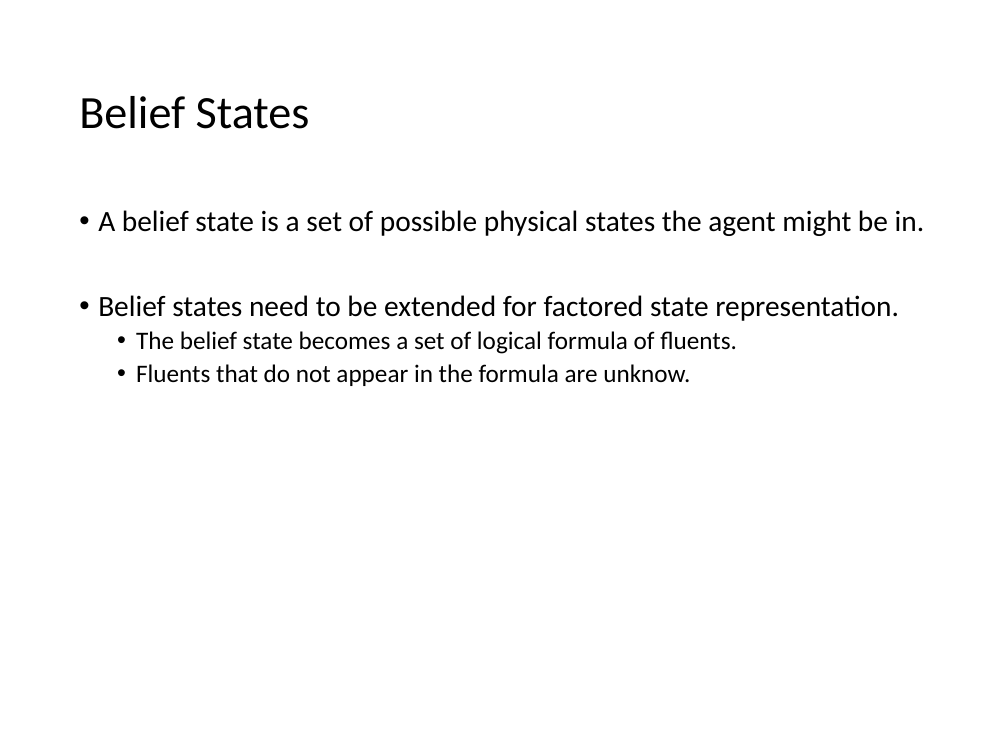
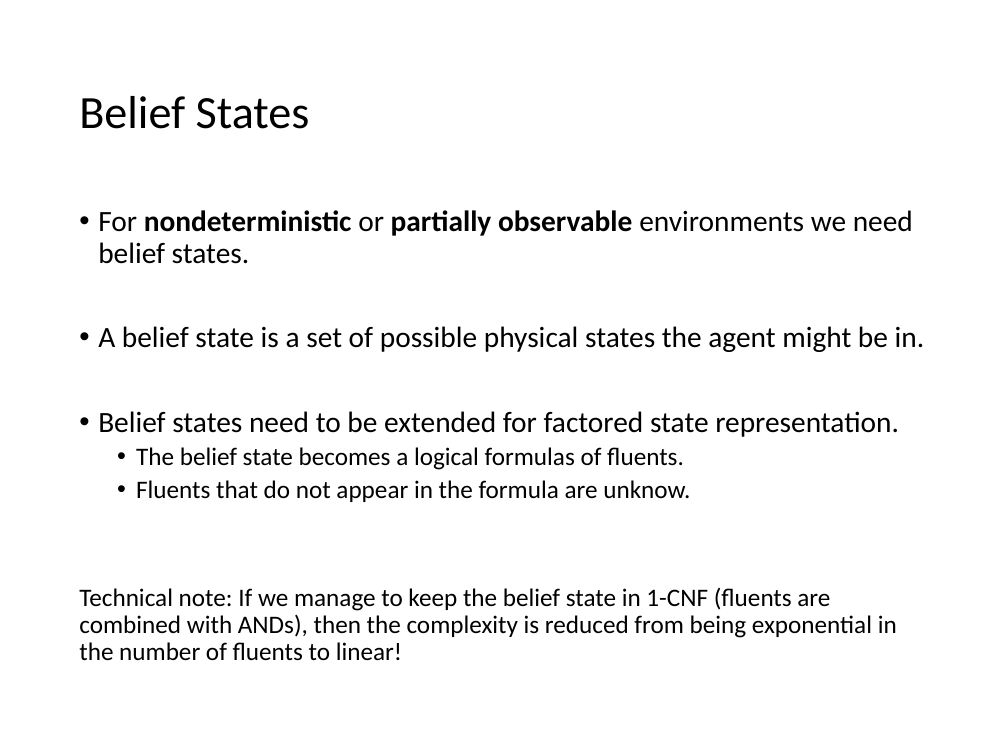
Before and after one commit to mhahsler/CS7320-AI, a slide deck: slide 15 of slides/11_Automated_Planning.pptx. Drawn at 1008x756 pixels with LibreOffice and Linux fonts; fonts in the diff are those of the drawing. Boxes give left, top, right and bottom in pixels: in the first picture for what was removed or moved away, otherwise in the second. Text is boxed around its words. In the diff, an @@ line names an element or a change of style, - is before the commit and + after.

```diff
--- a/slides/11_Automated_Planning.pptx
+++ b/slides/11_Automated_Planning.pptx
@@ text at bbox=[98, 210, 913, 264]: paragraph added @@
+• For nondeterministic or partially observable environments we need belief states.
@@ text at bbox=[136, 447, 684, 470]: text changed @@
-  • The belief state becomes a set of logical formula of fluents.
+  • The belief state becomes a logical formulas of fluents.
@@ text at bbox=[79, 588, 897, 661]: paragraph added @@
+Technical note: If we manage to keep the belief state in 1-CNF (fluents are combined with ANDs), then the complexity is reduced from being exponential in the number of fluents to linear!
```
Also in this commit, not shown: 11 other slides changed, 1 slide added, 1 slide removed, 1 other file.
